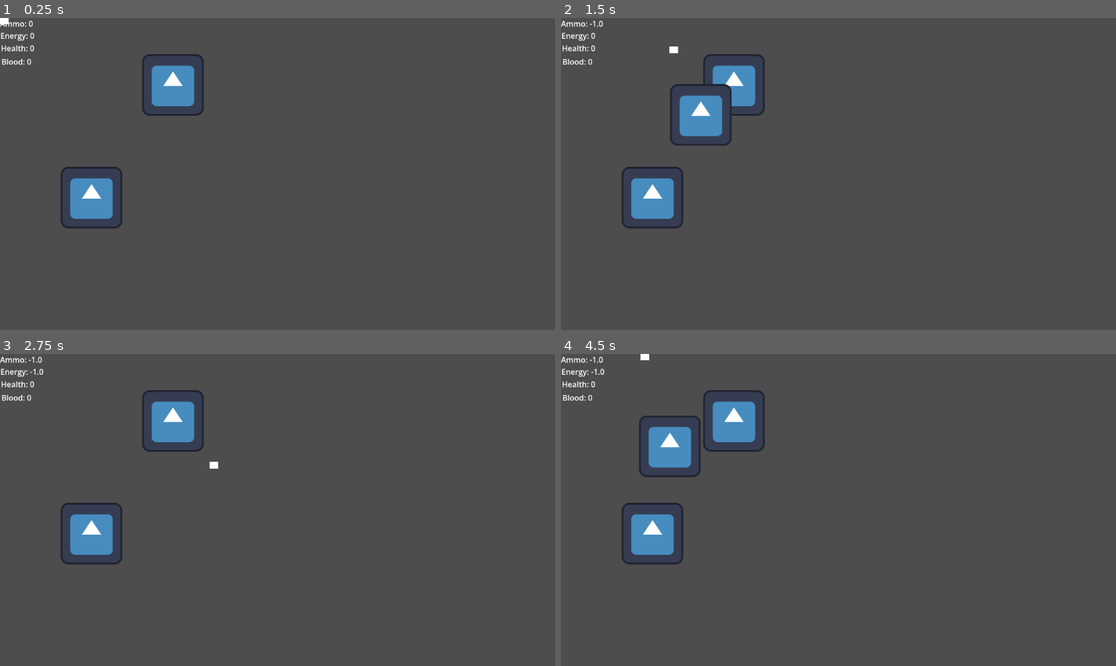
Above: before the commit, frames 1-4 (two rows, left to right).
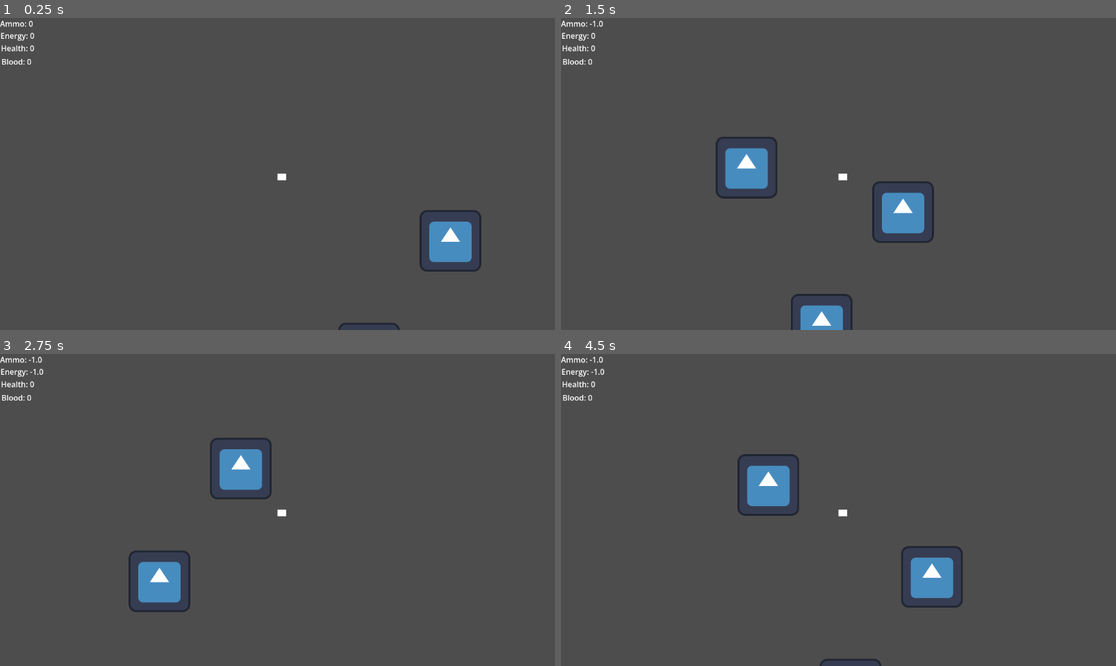
Above: after the commit, the same moments.

Repository: Blr-Mac/GMTK-2026
Game: Godot game, scene res://main.tscn
Two runs of this game, one before a commit and one after it. Both use one fixed random seed, a clock stepped at 60 frames per second and the inputs below. The engine's default icon, where the game draws it, is replaced by a stand-in: a white triangle on a blue panel in a dark square.
Inputs (mouse positions are in pixels of both pictures, inside the frame that each line leads up to):
- Up to frame 1 (0.25 s): no input
- Up to frame 2 (1.5 s): tap Enter at 0.5 s; move the mouse to (960, 158) at 0.52 s; hold D (move_right) 0.53-1.28 s; click (960, 158) at 0.6 s; move the mouse to (727, 189) at 1.27 s; hold S (move_down) from 1.28 s (still down); click (727, 189) at 1.35 s
- Up to frame 3 (2.75 s): move the mouse to (333, 441) at 2.02 s; release S (move_down) at 2.03 s; hold D (move_right) from 2.03 s (still down); click (333, 441) at 2.1 s
- Up to frame 4 (4.5 s): move the mouse to (810, 572) at 2.77 s; release D (move_right) at 2.78 s; hold W (move_up) 2.78-3.53 s; click (810, 572) at 2.85 s; move the mouse to (1005, 556) at 3.52 s; hold A (move_left) from 3.53 s (still down); click (1005, 556) at 3.6 s; move the mouse to (672, 463) at 4.27 s; click (672, 463) at 4.35 s

The runs differ from the first frame. In frame 1, 4.0% of the frame differs, in the area x 0-87%, y 0-100%; in frame 2, 7.0%, in the area x 10-68%, y 9-100%; in frame 3, 5.2%; in frame 4, 6.6%.

Commit message:
update the camera

Diff:
--- a/player/player.tscn
+++ b/player/player.tscn
@@ -21,3 +21,5 @@
 position = Vector2(9.000001, 6)
 scale = Vector2(17.5, 13.5)
 mesh = SubResource("BoxMesh_oul6g")
+
+[node name="Camera2D" type="Camera2D" parent="CharacterBody2D" unique_id=1571356390]
